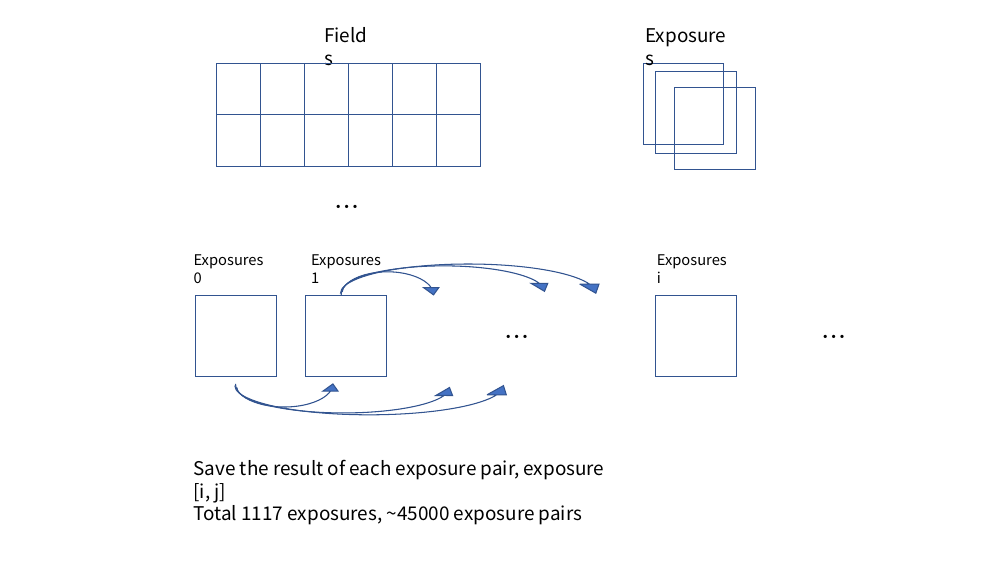
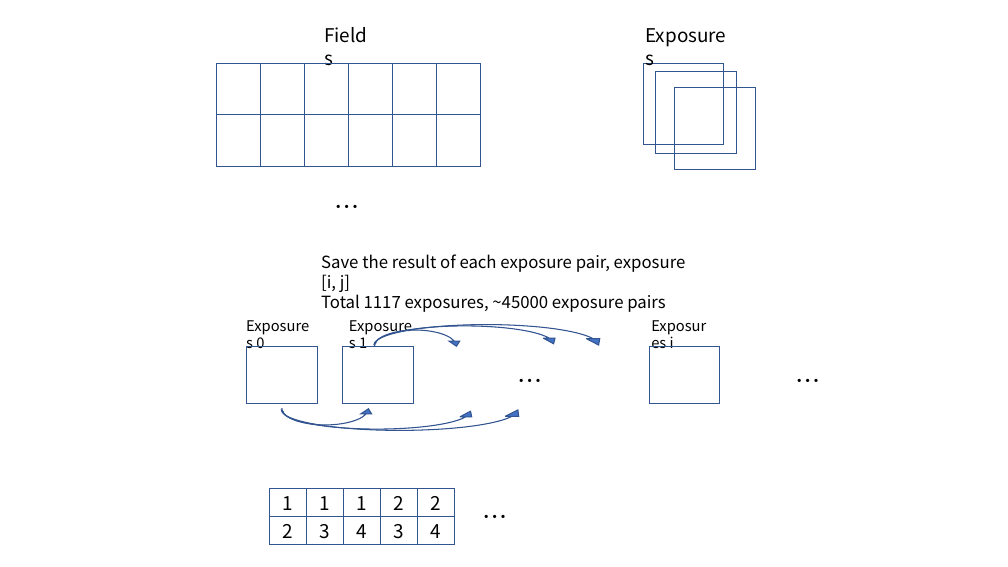
Before and after one commit to hekunlie/astrophy-research, a slide deck: slide 2 of correlation/Fourier_Quad/data_structure.pptx. Drawn at 1008x567 pixels with LibreOffice and Linux fonts; fonts in the diff are those of the drawing. Boxes give left, top, right and bottom in pixels: in the first picture for what was removed or moved away, otherwise in the second. Text is boxed around its words. In the diff, an @@ line names an element or a change of style, - is before the commit and + after.

```diff
--- a/correlation/Fourier_Quad/data_structure.pptx
+++ b/correlation/Fourier_Quad/data_structure.pptx
@@ text "Save the result of each ...": place and size @@
-text "Save the result of each ..." at (194,459,605,525)
+text "Save the result of each ..." at (321,254,686,312)
@@ text "Save the result of each ..." at (321,254,686,312): size 18 to 16 pt @@
@@ text "Exposures i" rewrapped from (657,254,727,283) to (405,298,674,348) @@
@@ text "Exposures 0" rewrapped from (194,254,264,283) to (256,334,264,348) @@
@@ text "Exposures 1" rewrapped from (311,254,381,283) to (359,334,367,348) @@
@@ curved down arrow: place and size @@
-curved down arrow at (340,264,605,293)
+curved down arrow at (374,324,605,345)
@@ curved down arrow: place and size @@
-curved down arrow at (343,266,553,292)
+curved down arrow at (376,326,560,344)
@@ rectangle: place and size @@
-rectangle at (195,296,276,377)
+rectangle at (247,347,318,405)
@@ rectangle: place and size @@
-rectangle at (306,296,386,377)
+rectangle at (343,347,414,405)
@@ curved down arrow: place and size @@
-curved down arrow at (341,272,441,296)
+curved down arrow at (374,330,462,346)
@@ rectangle: place and size @@
-rectangle at (656,296,737,377)
+rectangle at (650,347,720,405)
@@ text "…" rewrapped from (497,318,530,355) to (510,362,539,389) @@
@@ text "…" rewrapped from (814,318,848,355) to (788,362,817,389) @@
@@ curved down arrow: place and size @@
-curved down arrow at (235,386,513,415)
+curved down arrow at (281,410,525,430)
@@ curved down arrow: place and size @@
-curved down arrow at (236,384,341,408)
+curved down arrow at (282,409,374,425)
@@ curved down arrow: place and size @@
-curved down arrow at (237,388,457,414)
+curved down arrow at (283,411,476,430)
@@ group added at (269,488,508,544): 10 rectangles, 1 text @@
+1
+1
+1
+2
+3
+4
+2
+2
+3
+4
+…
```
Also in this commit, not shown: 2 other slides changed, 3 slides added, 2 slides removed.
